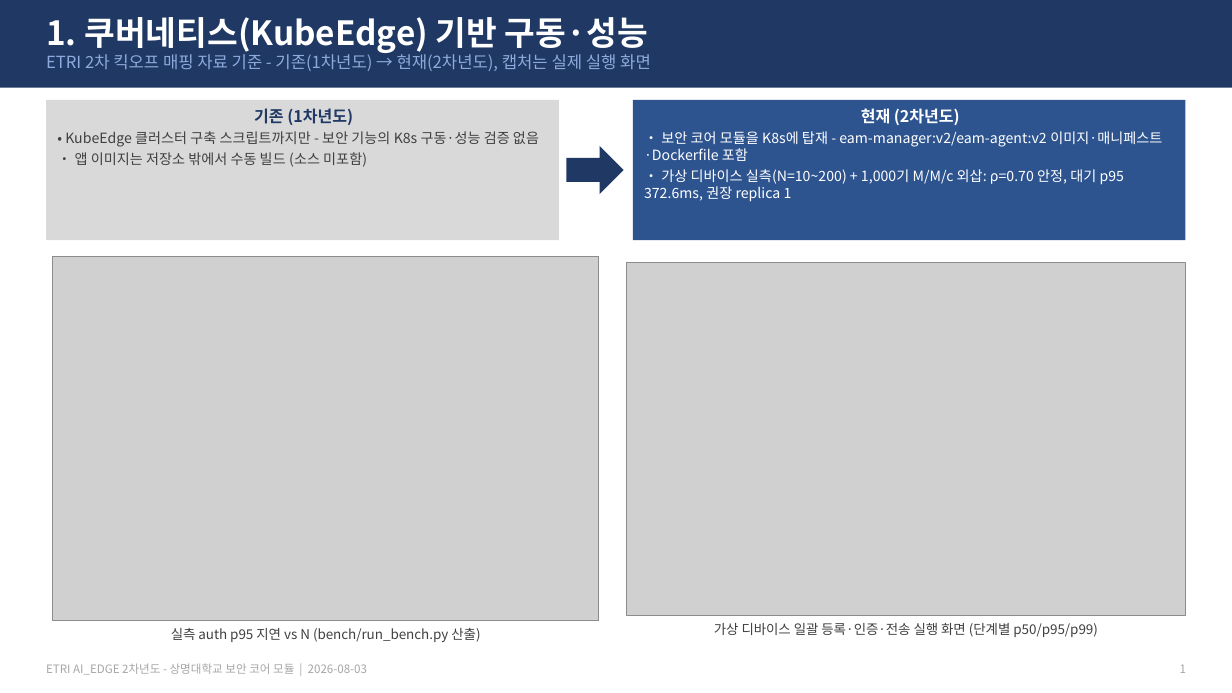
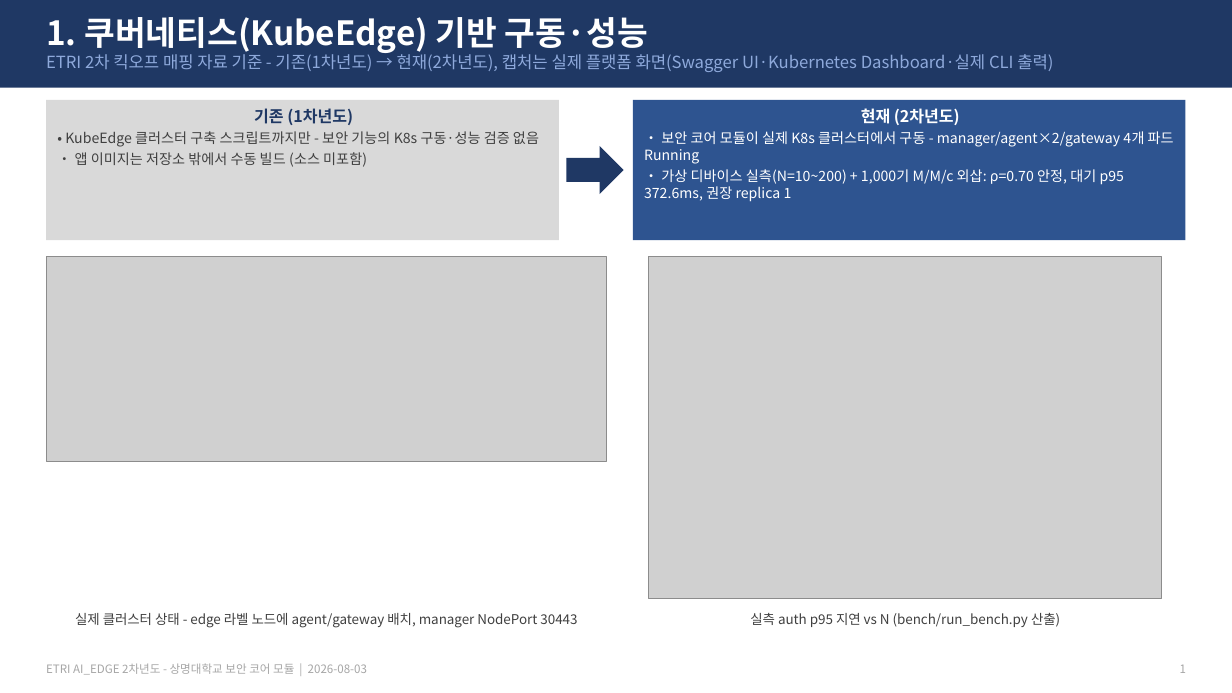
Before and after one commit to 55wind/kubeedge-edge-prototype, a slide deck: slide 1 of ppt/ETRI_2차년도_기존-현재_화면구성.pptx. Drawn at 1232x693 pixels with LibreOffice and Linux fonts; fonts in the diff are those of the drawing; grey boxes stand for pictures. Boxes give left, top, right and bottom in pixels: in the first picture for what was removed or moved away, otherwise in the second. Text is boxed around its words. In the diff, an @@ line names an element or a change of style, - is before the commit and + after.

```diff
--- a/ppt/ETRI_2차년도_기존-현재_화면구성.pptx
+++ b/ppt/ETRI_2차년도_기존-현재_화면구성.pptx
@@ text at [46, 51, 1053, 72]: text changed @@
-ETRI 2차 킥오프 매핑 자료 기준 - 기존(1차년도) → 현재(2차년도), 캡처는 실제 실행 화면
+ETRI 2차 킥오프 매핑 자료 기준 - 기존(1차년도) → 현재(2차년도), 캡처는 실제 플랫폼 화면(Swagger UI·Kubernetes Dashboard·실제 CLI 출력)
@@ text in rectangle at [644, 131, 1174, 164]: text changed @@
-• 보안 코어 모듈을 K8s에 탑재 - eam-manager:v2/eam-agent:v2 이미지·매니페스트·Dockerfile 포함
+• 보안 코어 모듈이 실제 K8s 클러스터에서 구동 - manager/agent×2/gateway 4개 파드 Running
@@ picture: place and size @@
-picture at [53, 257, 599, 621]
+picture at [46, 257, 607, 461]
@@ picture: place and size @@
-picture at [627, 262, 1186, 616]
+picture at [649, 257, 1162, 599]
@@ text added at [75, 613, 577, 628], 10.5 pt, text #404040 @@
+실제 클러스터 상태 - edge 라벨 노드에 agent/gateway 배치, manager NodePort 30443
@@ text "실측 auth p95 지연 vs ...": place and size @@
-text "실측 auth p95 지연 vs ..." at [171, 628, 480, 642]
+text "실측 auth p95 지연 vs ..." at [750, 613, 1060, 627]
@@ text removed at [714, 623, 1098, 637] @@
-가상 디바이스 일괄 등록·인증·전송 실행 화면 (단계별 p50/p95/p99)
```
Also in this commit, not shown: 6 other slides changed, 20 other files.
